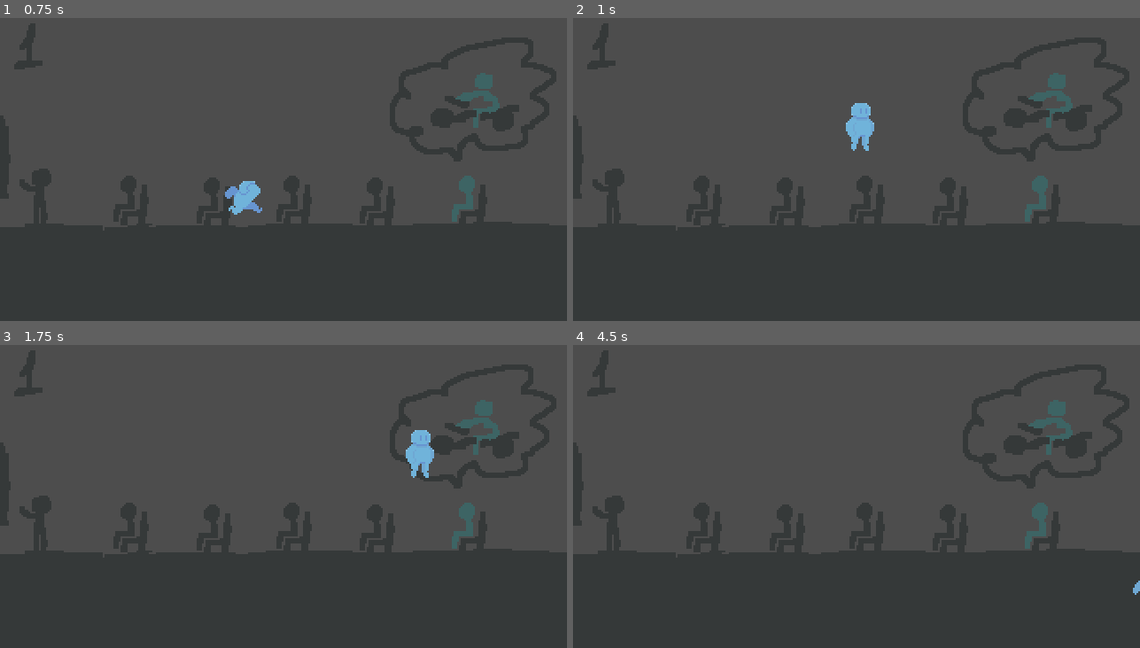
Above: before the commit, frames 1-4 (two rows, left to right).
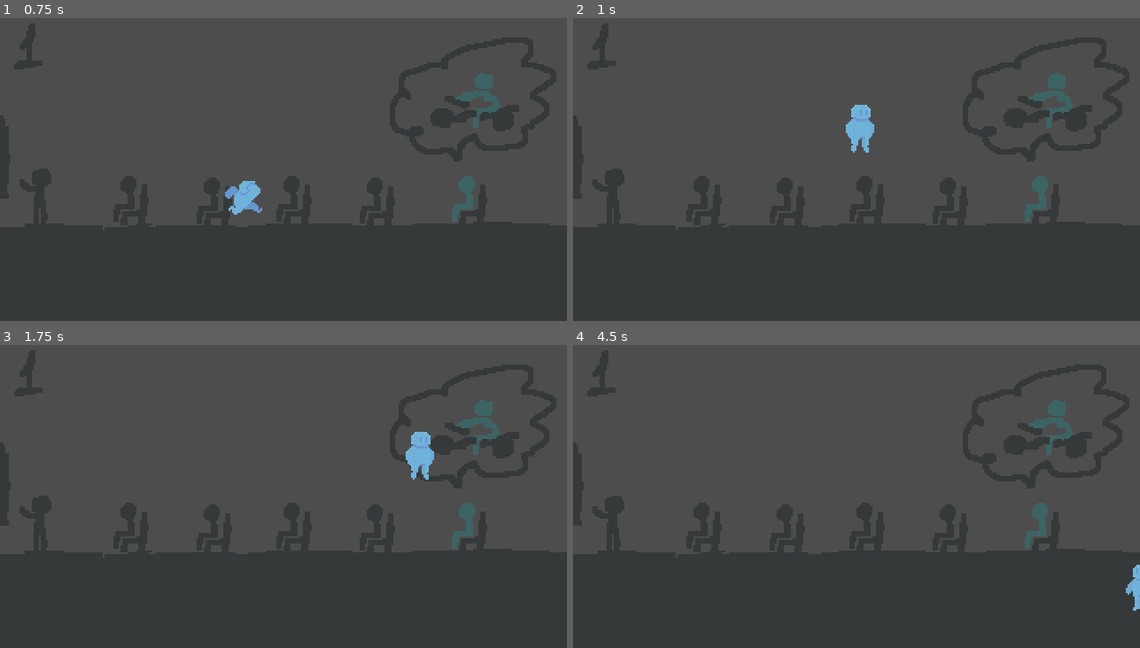
Above: after the commit, the same moments.

Repository: aloefflerj/ldjam58
Game: Godot game, scene res://scenes/Game.tscn
The game is run twice, just before and just after one commit, with the same random seed, the same clock (stepped at 60 frames per second) and the same inputs.
Inputs:
- Up to frame 1 (0.75 s): tap Enter at 0.5 s; hold D (right) from 0.53 s (still down)
- Up to frame 2 (1 s): keep holding D (right); tap Up (jump) at 0.77 s
- Up to frame 3 (1.75 s): keep holding D (right); tap Up (jump) at 1.52 s
- Up to frame 4 (4.5 s): release D (right) at 2.03 s; hold A (left) 2.03-2.78 s; hold D (right) 2.78-4.28 s; tap Up (jump) at 3.02, 3.77 s; hold A (left) from 4.28 s (still down)

Frame 1 is identical in both runs. In frame 2, 0.1% of the frame differs, in the area x 48-54%, y 28-45%; in frame 3, 0.1%; in frame 4, 0.2%, in the area x 97-100%, y 72-88%.

Commit message:
refactor: expand ground area

Diff:
--- a/scenes/Game.tscn
+++ b/scenes/Game.tscn
@@ -33,5 +33,6 @@
 
 [node name="CollisionShape2D" type="CollisionShape2D" parent="Sprite2D/StaticBody2D"]
 position = Vector2(159.5, 153)
+scale = Vector2(0.974559, 0.984468)
 shape = SubResource("RectangleShape2D_78awf")
 debug_color = Color(0, 0.658696, 0.215611, 0.42)
